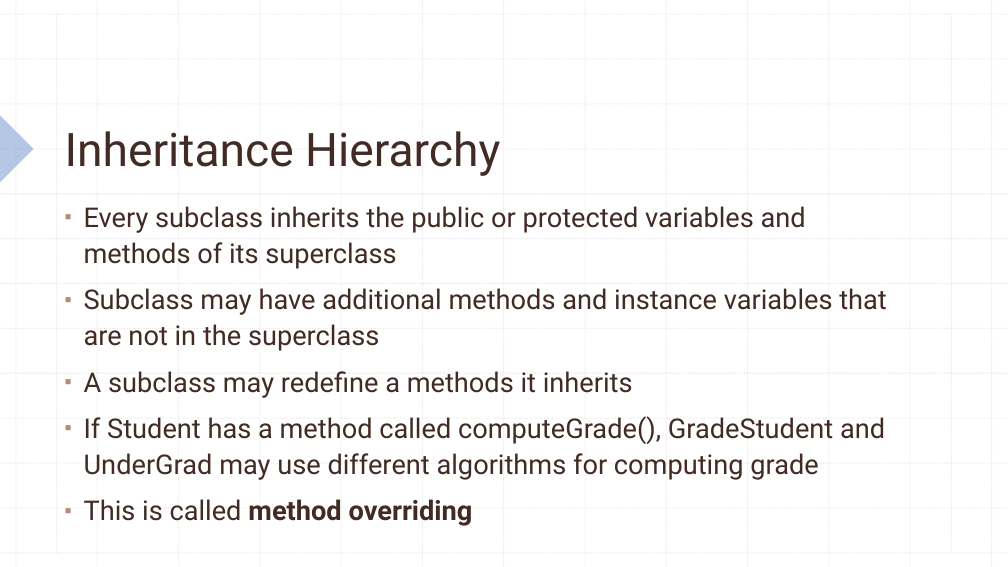
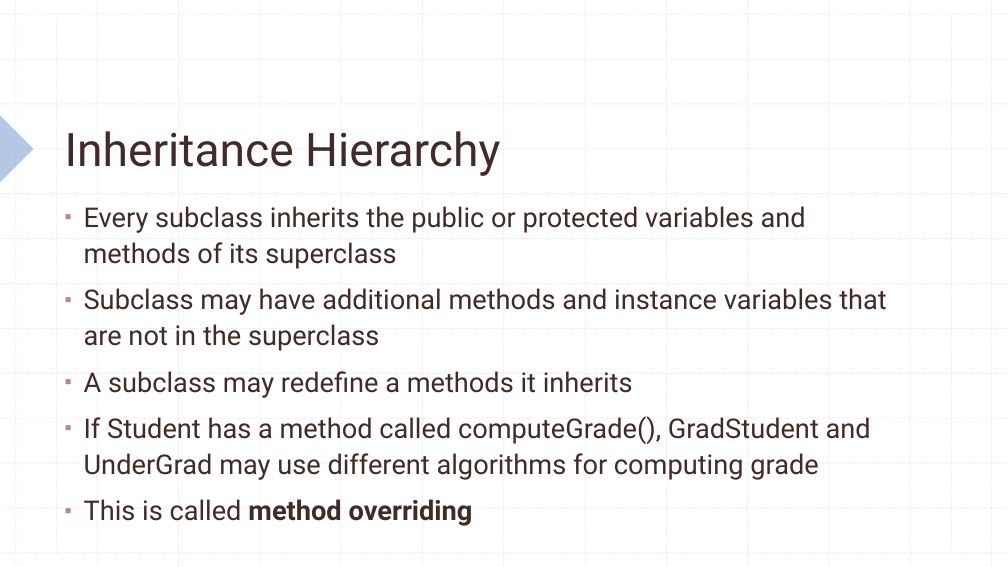
Before and after one commit to KarinaSang/Teaching, a slide deck: slide 48 of AP Java/Week3/Week3.pptx. Drawn at 1008x567 pixels with LibreOffice and Linux fonts; fonts in the diff are those of the drawing. Boxes give left, top, right and bottom in pixels: in the first picture for what was removed or moved away, otherwise in the second. Text is boxed around its words. In the diff, an @@ line names an element or a change of style, - is before the commit and + after.

```diff
--- a/AP Java/Week3/Week3.pptx
+++ b/AP Java/Week3/Week3.pptx
@@ text at box(84, 416, 871, 480): text changed @@
-▪ If Student has a method called computeGrade(), GradeStudent and UnderGrad may use different algorithms for computing grade
+▪ If Student has a method called computeGrade(), GradStudent and UnderGrad may use different algorithms for computing grade
```
Also in this commit, not shown: 2 other slides changed, 4 other files.
